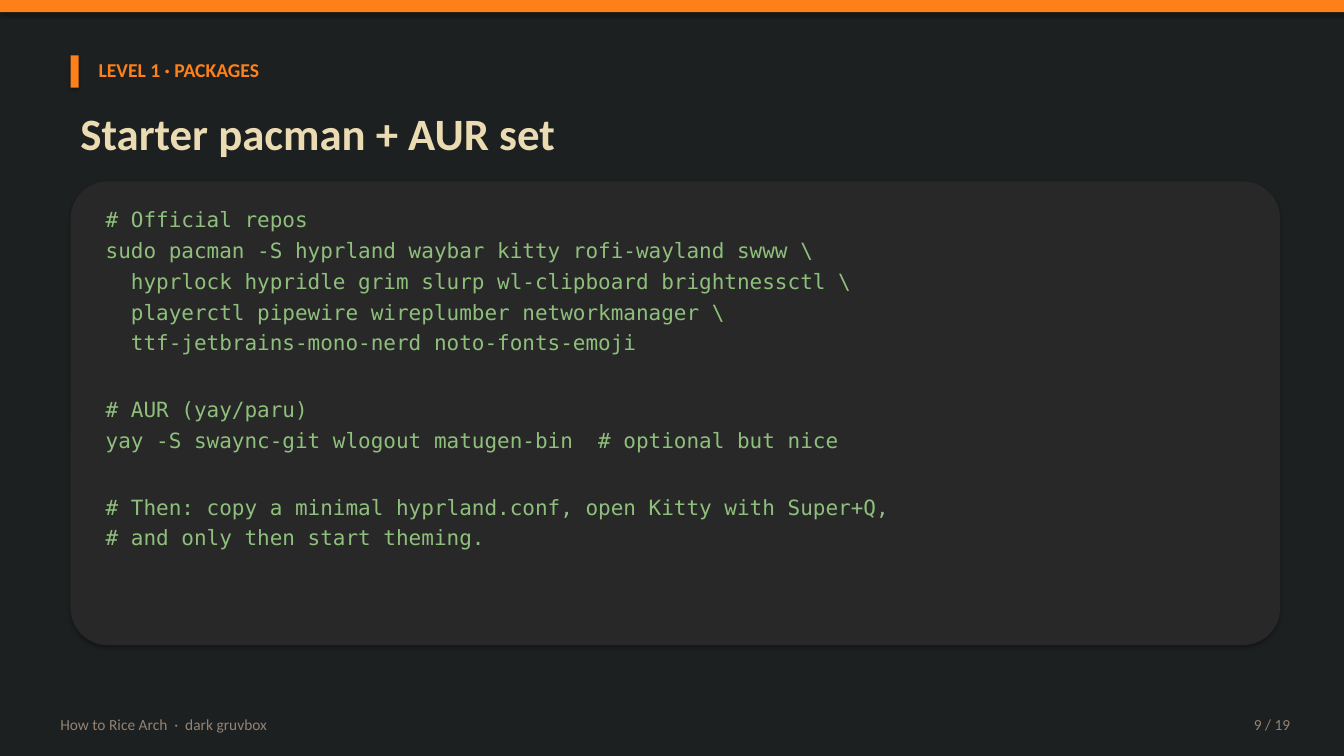
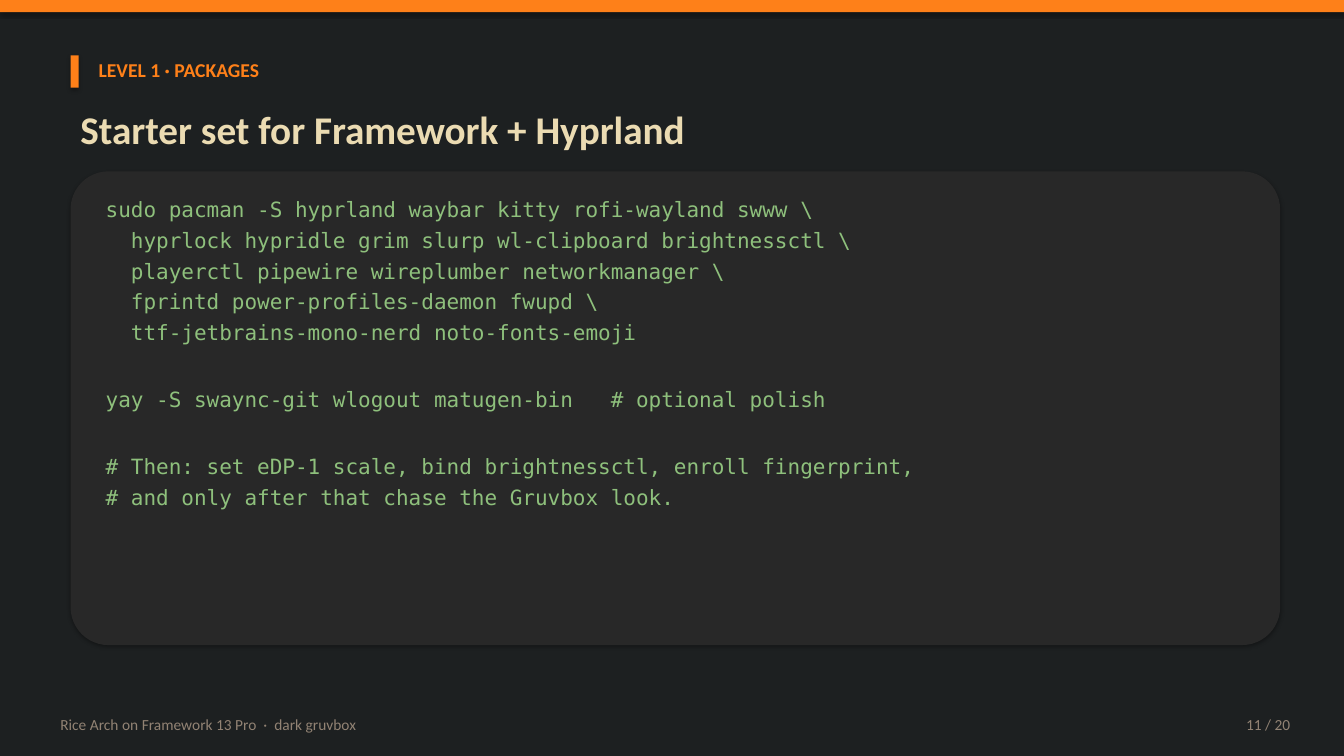
Before and after one commit to WaffleStudioGit/PCPhone, a slide deck: slide 11 of download/How-to-Rice-Arch.pptx (slide 9 before the commit). Drawn at 1344x756 pixels with LibreOffice and Linux fonts; fonts in the diff are those of the drawing. Boxes give left, top, right and bottom in pixels: in the first picture for what was removed or moved away, otherwise in the second. Text is boxed around its words. In the diff, an @@ line names an element or a change of style, - is before the commit and + after.

```diff
--- a/download/How-to-Rice-Arch.pptx
+++ b/download/How-to-Rice-Arch.pptx
@@ text at [80,116,685,150]: text changed; size 32 to 28 pt @@
-Starter pacman + AUR set
+Starter set for Framework + Hyprland
@@ rounded rectangle: place and size @@
-rounded rectangle at [71,181,1280,645]
+rounded rectangle at [71,171,1280,645]
@@ text "sudo pacman -S hyprland waybar ...": place and size @@
-text "sudo pacman -S hyprland waybar ..." at [106,211,889,550]
+text "sudo pacman -S hyprland waybar ..." at [106,201,914,510]
@@ text at [131,211,308,232]: paragraph removed @@
-# Official repos
@@ text at [131,293,573,314]: paragraph added @@
+fprintd power-profiles-daemon fwupd \
@@ text at [106,391,914,510]: text changed @@
-# AUR (yay/paru)
-yay -S swaync-git wlogout matugen-bin # optional but nice
-# Then: copy a minimal hyprland.conf, open Kitty with Super+Q,
-# and only then start theming.
+yay -S swaync-git wlogout matugen-bin # optional polish
+# Then: set eDP-1 scale, bind brightnessctl, enroll fingerprint,
+# and only after that chase the Gruvbox look.
@@ text at [60,719,356,733]: text changed @@
-How to Rice Arch · dark gruvbox
+Rice Arch on Framework 13 Pro · dark gruvbox
@@ text at [1246,720,1291,730]: text changed @@
-9 / 19
+11 / 20
```
Also in this commit, not shown: 4 other slides changed, 15 slides added, 14 slides removed, 5 other files.
